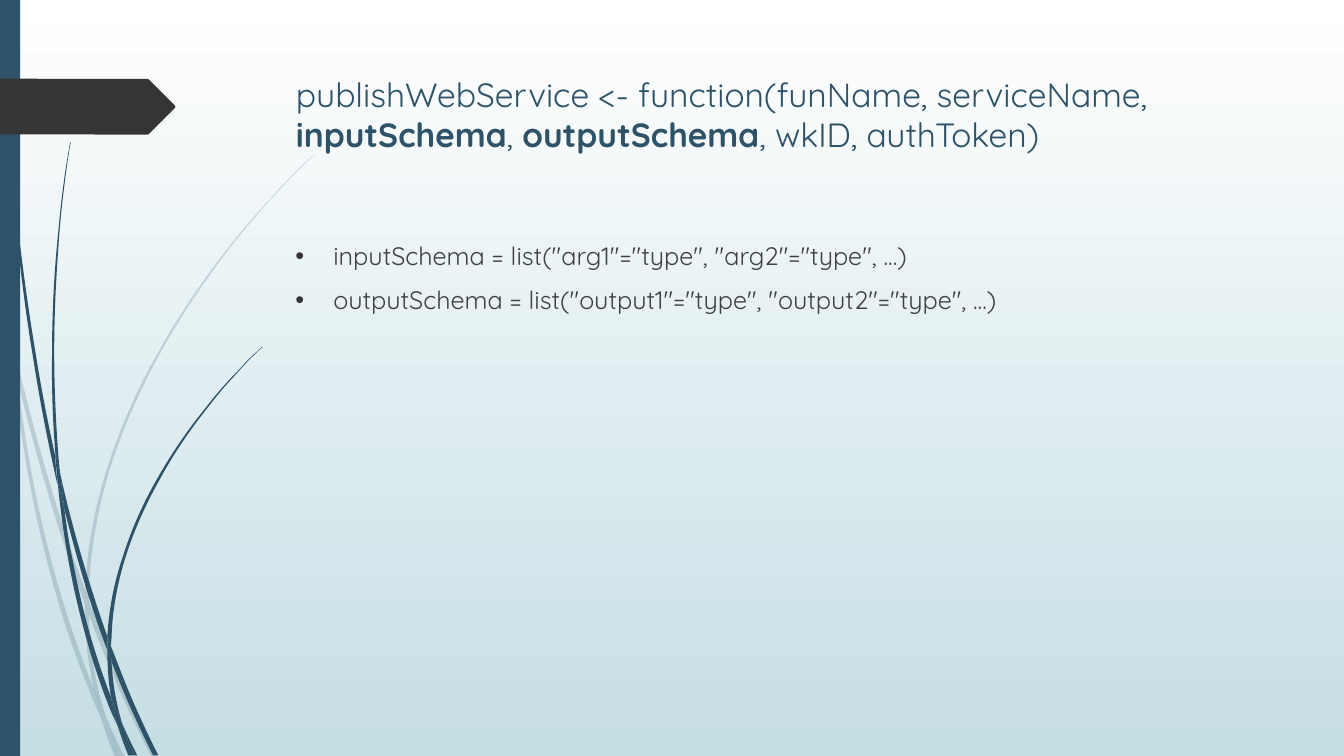
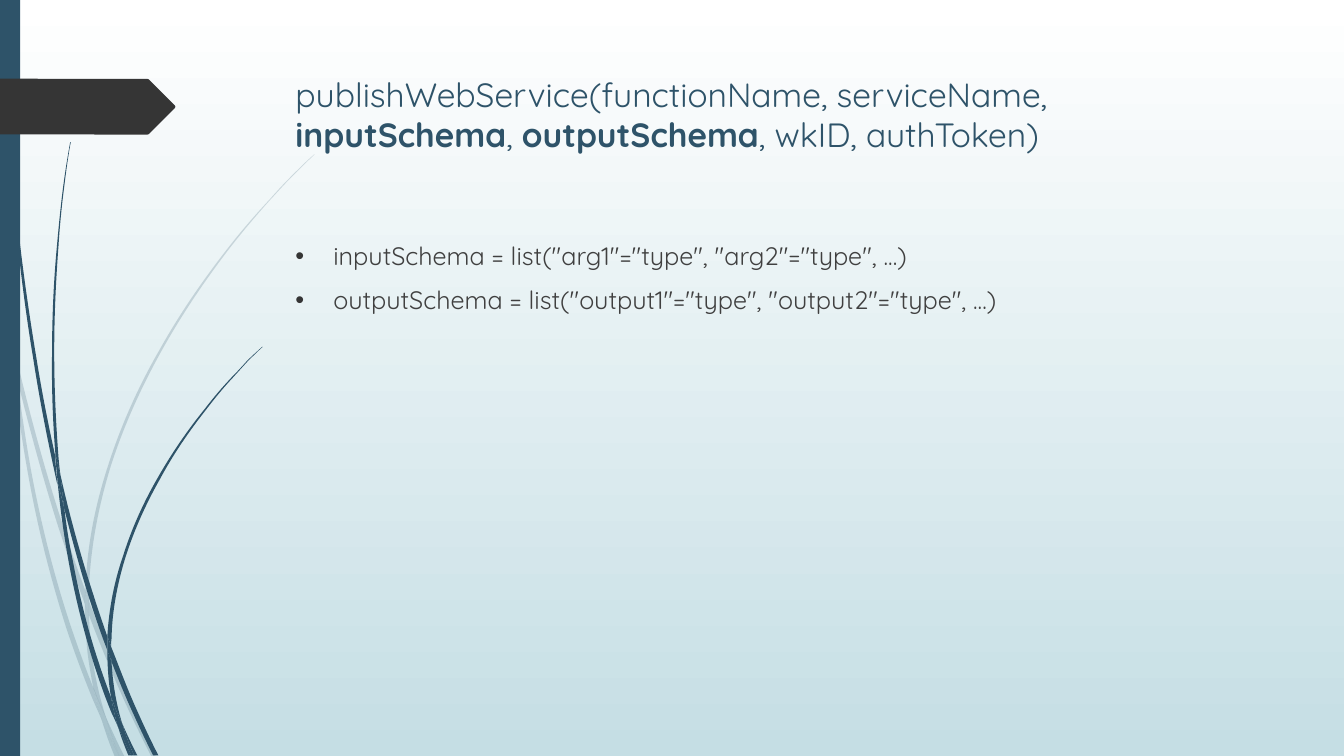
Before and after one commit to Azure/Azure-MachineLearning-ClientLibrary-R, a slide deck: slide 5 of demo/demo walkthrough.pptx (slide 4 before the commit). Drawn at 1344x756 pixels with LibreOffice and Linux fonts; fonts in the diff are those of the drawing. Boxes give left, top, right and bottom in pixels: in the first picture for what was removed or moved away, otherwise in the second. Text is boxed around its words. In the diff, an @@ line names an element or a change of style, - is before the commit and + after.

```diff
--- a/demo/demo walkthrough.pptx
+++ b/demo/demo walkthrough.pptx
@@ title at bbox=[295, 82, 1048, 154]: text changed @@
-  publishWebService <- function(funName, serviceName, inputSchema, outputSchema, wkID, authToken)
+  publishWebService(functionName, serviceName, inputSchema, outputSchema, wkID, authToken)
```
Also in this commit, not shown: 3 slides added, 1 other file.
